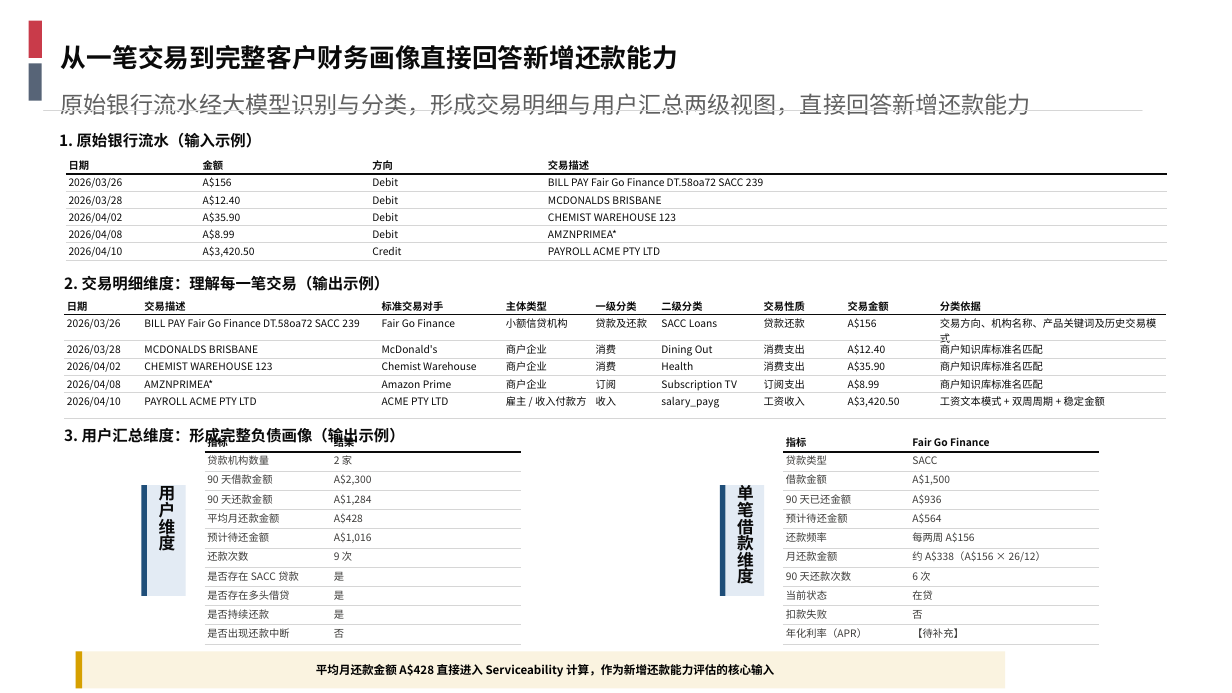
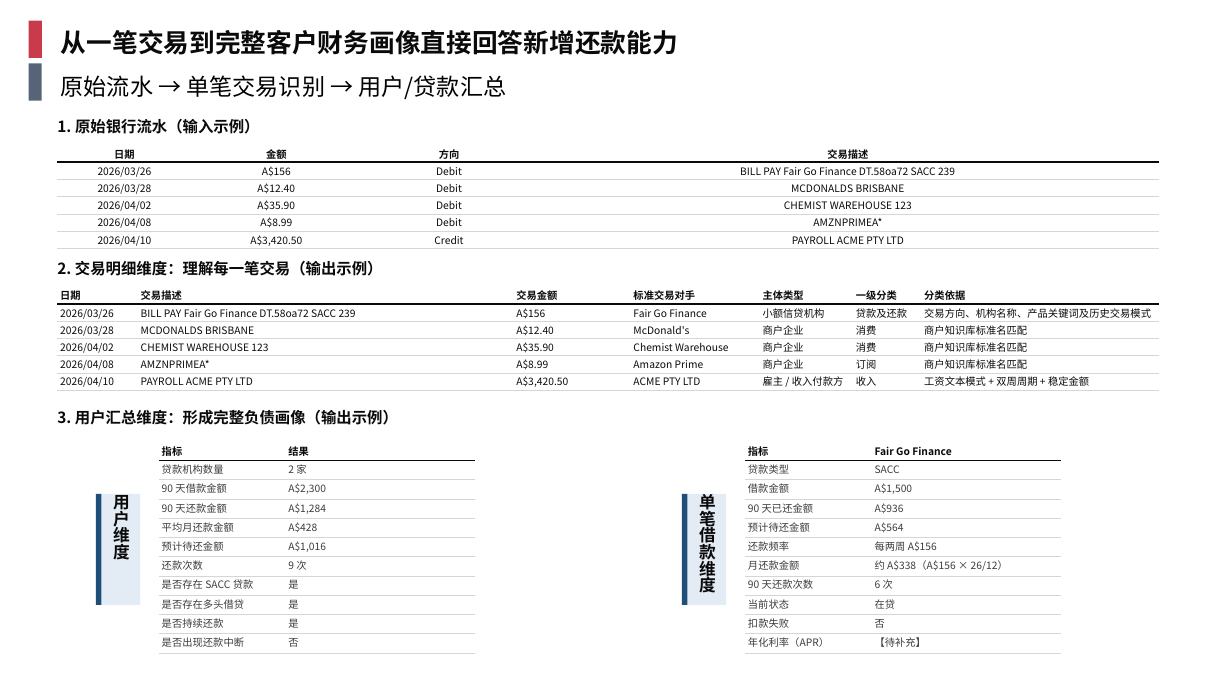
Before and after one commit to EliamZhang/AI-report-materials---August-13th, a slide deck: slide 2 of 银行流水分享_V1.7.pptx. Drawn at 1232x693 pixels with LibreOffice and Linux fonts; fonts in the diff are those of the drawing; background and template pictures are left out. Boxes give left, top, right and bottom in pixels: in the first picture for what was removed or moved away, otherwise in the second. Text is boxed around its words. In the diff, an @@ line names an element or a change of style, - is before the commit and + after.

Commit message:
银行流水分享 V1.7 更新

```diff
--- a/银行流水分享_V1.7.pptx
+++ b/银行流水分享_V1.7.pptx
@@ text "从一笔交易到完整客户财务画像直接回答新增还款能力": place and size @@
-text "从一笔交易到完整客户财务画像直接回答新增还款能力" at (61,45,678,70)
+text "从一笔交易到完整客户财务画像直接回答新增还款能力" at (61,30,678,55)
@@ text at (61,75,507,99): text changed; text colour #606060 to #000000 @@
-原始银行流水经大模型识别与分类，形成交易明细与用户汇总两级视图，直接回答新增还款能力
+原始流水 → 单笔交易识别 → 用户/贷款汇总
@@ freeform shape removed at (43,110,1142,111) @@
@@ text "1. 原始银行流水（输入示例）": place and size @@
-text "1. 原始银行流水（输入示例）" at (59,133,262,148)
+text "1. 原始银行流水（输入示例）" at (57,119,260,134)
@@ table at (57,145,1159,250) @@
@@ alignment left to centre @@
@@ table: place and size @@
-table at (66,157,1167,261)
+table at (57,145,1159,250)
@@ text "2. 交易明细维度：理解每一笔交易（输出示例）": place and size @@
-text "2. 交易明细维度：理解每一笔交易（输出示例）" at (64,276,390,291)
+text "2. 交易明细维度：理解每一笔交易（输出示例）" at (57,261,383,276)
@@ table at (57,287,1160,391) @@
+column 3: 交易金额 | A$156 | A$12.40 | A$35.90 | A$8.99 | A$3,420.50
-column 6: 二级分类 | SACC Loans | Dining Out | Health | Subscription TV | salary_payg
-column 7: 交易性质 | 贷款还款 | 消费支出 | 消费支出 | 订阅支出 | 工资收入
-column 8: 交易金额 | A$156 | A$12.40 | A$35.90 | A$8.99 | A$3,420.50
@@ table: place and size @@
-table at (64,298,1165,412)
+table at (57,287,1160,391)
@@ text "3. 用户汇总维度：形成完整负债画像（输出示例）": place and size @@
-text "3. 用户汇总维度：形成完整负债画像（输出示例）" at (64,428,405,445)
+text "3. 用户汇总维度：形成完整负债画像（输出示例）" at (57,410,398,425)
@@ table: place and size @@
-table at (204,433,520,665)
+table at (159,443,475,653)
@@ table: place and size @@
-table at (783,433,1099,665)
+table at (745,443,1061,653)
@@ rectangle: place and size @@
-rectangle at (141,485,147,596)
+rectangle at (96,494,102,605)
@@ rectangle "用户维度": place and size @@
-rectangle "用户维度" at (147,485,186,596)
+rectangle "用户维度" at (102,494,140,605)
@@ rectangle: place and size @@
-rectangle at (720,485,726,596)
+rectangle at (682,494,688,605)
@@ rectangle "单笔借款维度": place and size @@
-rectangle "单笔借款维度" at (726,485,764,596)
+rectangle "单笔借款维度" at (688,494,726,605)
@@ rectangle removed at (76,652,1006,689) @@
-平均月还款金额 A$428 直接进入 Serviceability 计算，作为新增还款能力评估的核心输入
@@ rectangle removed at (76,652,82,689) @@
```
Also in this commit, not shown: 1 slide removed.
